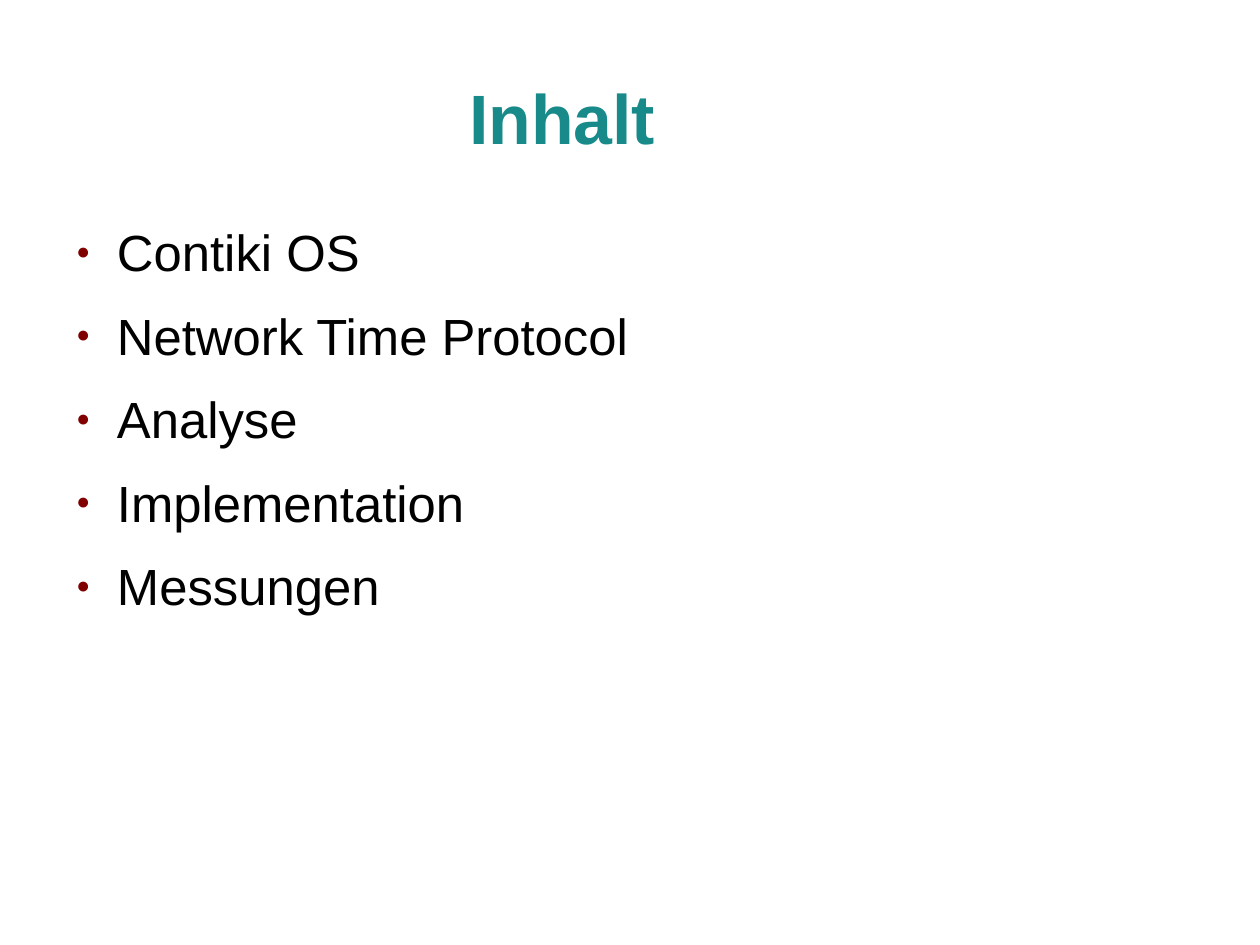
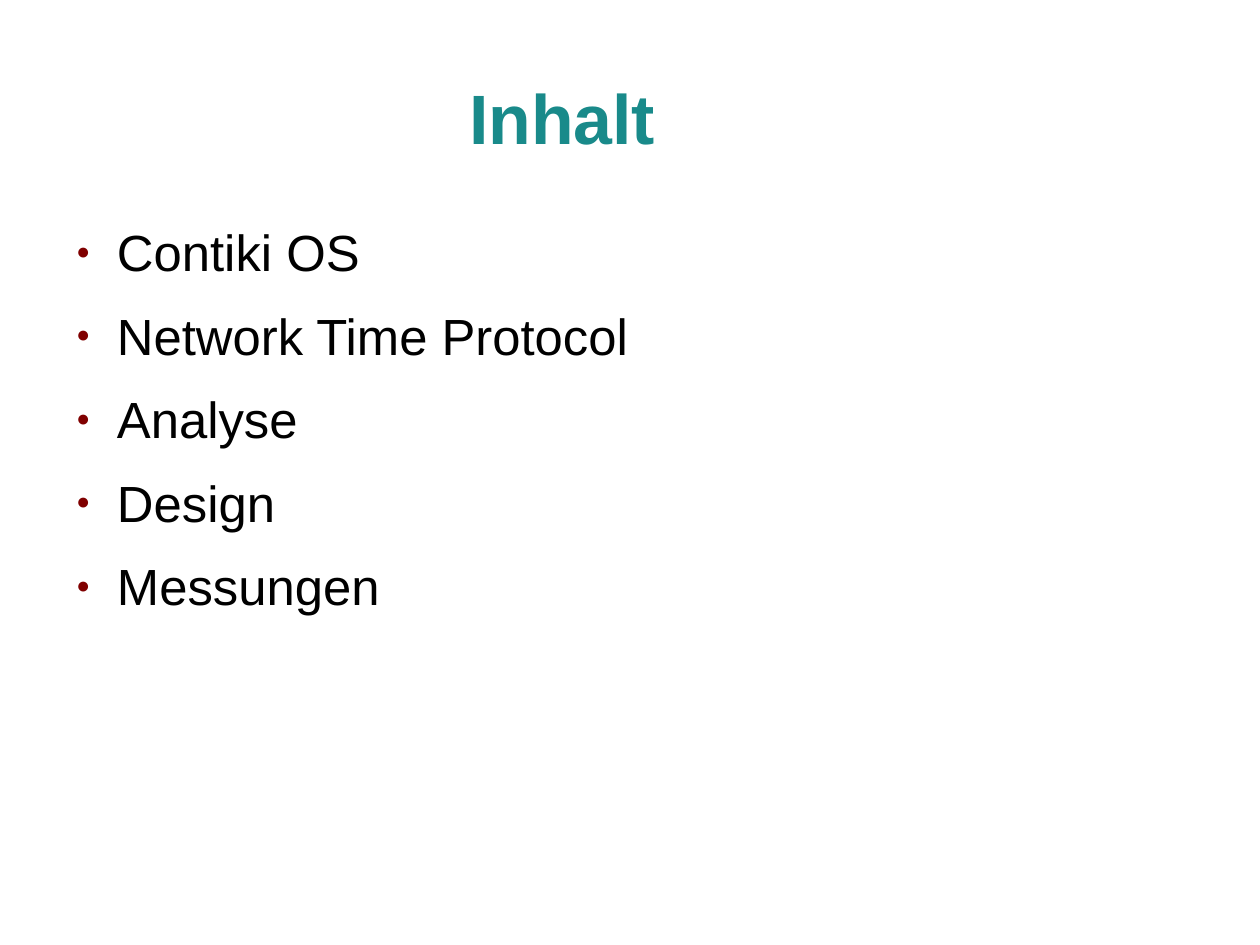
Before and after one commit to jlusticky/Bachelor-thesis, a slide deck: slide 2 of kolloquium/kolloquium.odp. Drawn at 1260x945 pixels with LibreOffice and Linux fonts; fonts in the diff are those of the drawing; background and template pictures are left out. Boxes give left, top, right and bottom in pixels: in the first picture for what was removed or moved away, otherwise in the second. Text is boxed around its words. In the diff, an @@ line names an element or a change of style, - is before the commit and + after.

```diff
--- a/kolloquium/kolloquium.odp
+++ b/kolloquium/kolloquium.odp
@@ text at (x1=117, y1=485, x2=275, y2=532): text changed @@
-● Implementation
+● Design
```
Also in this commit, not shown: 1 other slide changed, 2 slides added, 3 other files.
